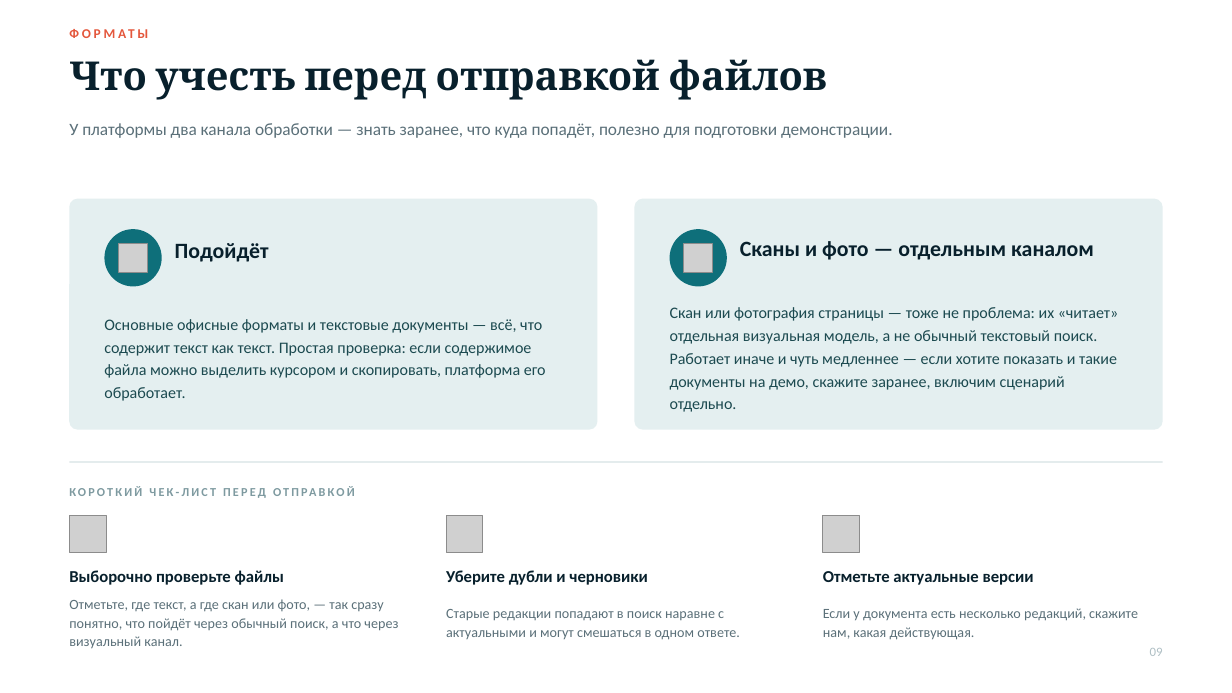
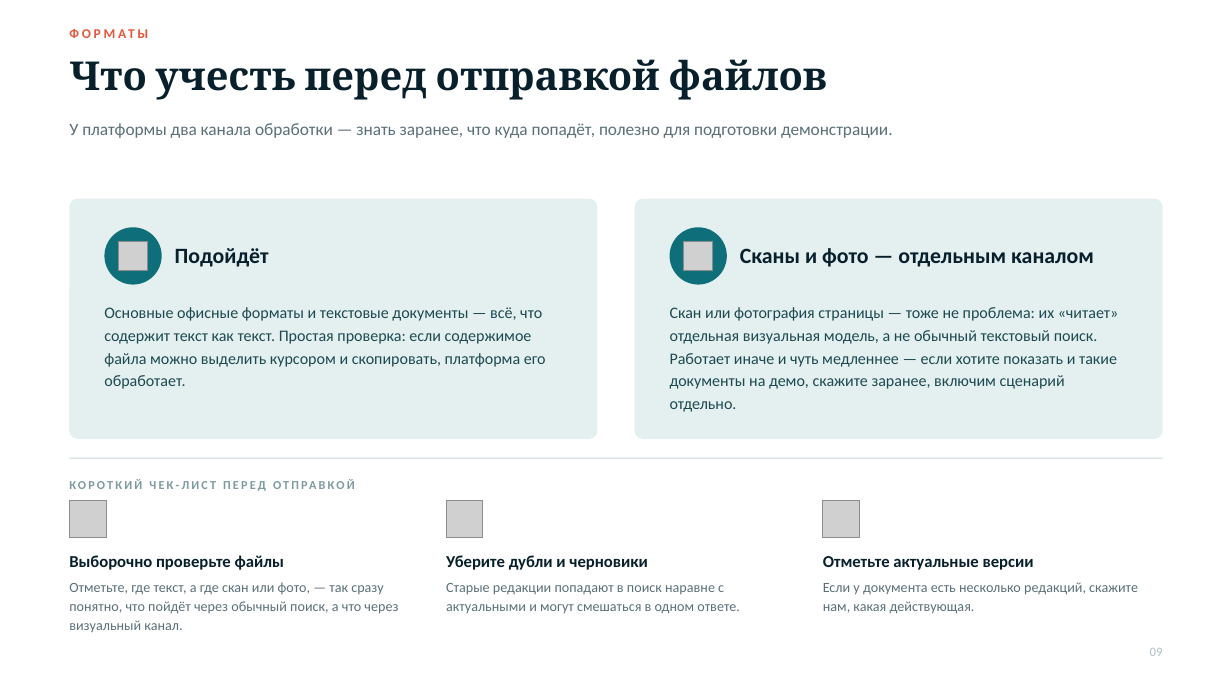
Before and after one commit to vladilslavandrosov-prog/job-RAG, a slide deck: slide 9 of docs/presentations/nachalo-kak-rabotaet-platforma.pptx. Drawn at 1232x693 pixels with LibreOffice and Linux fonts; fonts in the diff are those of the drawing; grey boxes stand for pictures. Boxes give left, top, right and bottom in pixels: in the first picture for what was removed or moved away, otherwise in the second. Text is boxed around its words. In the diff, an @@ line names an element or a change of style, - is before the commit and + after.

```diff
--- a/docs/presentations/nachalo-kak-rabotaet-platforma.pptx
+++ b/docs/presentations/nachalo-kak-rabotaet-platforma.pptx
@@ rounded rectangle: place and size @@
-rounded rectangle at [69,199,598,430]
+rounded rectangle at [69,199,598,439]
@@ rounded rectangle at [69,199,598,439]: proportions changed @@
@@ rounded rectangle at [635,199,1164,439]: proportions changed @@
@@ rounded rectangle: place and size @@
-rounded rectangle at [635,199,1164,430]
+rounded rectangle at [635,199,1164,439]
@@ text "Подойдёт" at [175,248,269,267]: line spacing 1 to 0.95 @@
@@ text "Сканы и фото — отдельным ...": place and size @@
-text "Сканы и фото — отдельным ..." at [740,241,1094,260]
+text "Сканы и фото — отдельным ..." at [740,248,1094,267]
@@ text "КОРОТКИЙ ЧЕК-ЛИСТ ПЕРЕД ОТПРАВКОЙ": place and size @@
-text "КОРОТКИЙ ЧЕК-ЛИСТ ПЕРЕД ОТПРАВКОЙ" at [69,481,624,503]
+text "КОРОТКИЙ ЧЕК-ЛИСТ ПЕРЕД ОТПРАВКОЙ" at [69,473,624,495]
@@ line moved from (69, 462) - (1163, 462) to (69, 458) - (1163, 458) @@
@@ 3 pictures, 3 texts: place and size @@
-3 pictures, 3 texts at [69,516,1034,585]
+3 pictures, 3 texts at [69,501,1034,570]
@@ text "Отметьте, где текст, а где ...": place and size @@
-text "Отметьте, где текст, а где ..." at [69,599,398,649]
+text "Отметьте, где текст, а где ..." at [69,582,398,633]
@@ text "Старые редакции попадают в поиск ...": place and size @@
-text "Старые редакции попадают в поиск ..." at [446,609,740,640]
+text "Старые редакции попадают в поиск ..." at [446,583,740,614]
@@ vertical alignment middle to top in 4 elements at [104,307,546,389], [69,582,398,633], [446,583,740,614], [823,582,1138,614] @@
@@ text "Если у документа есть несколько ...": place and size @@
-text "Если у документа есть несколько ..." at [823,608,1138,640]
+text "Если у документа есть несколько ..." at [823,582,1138,614]
```
